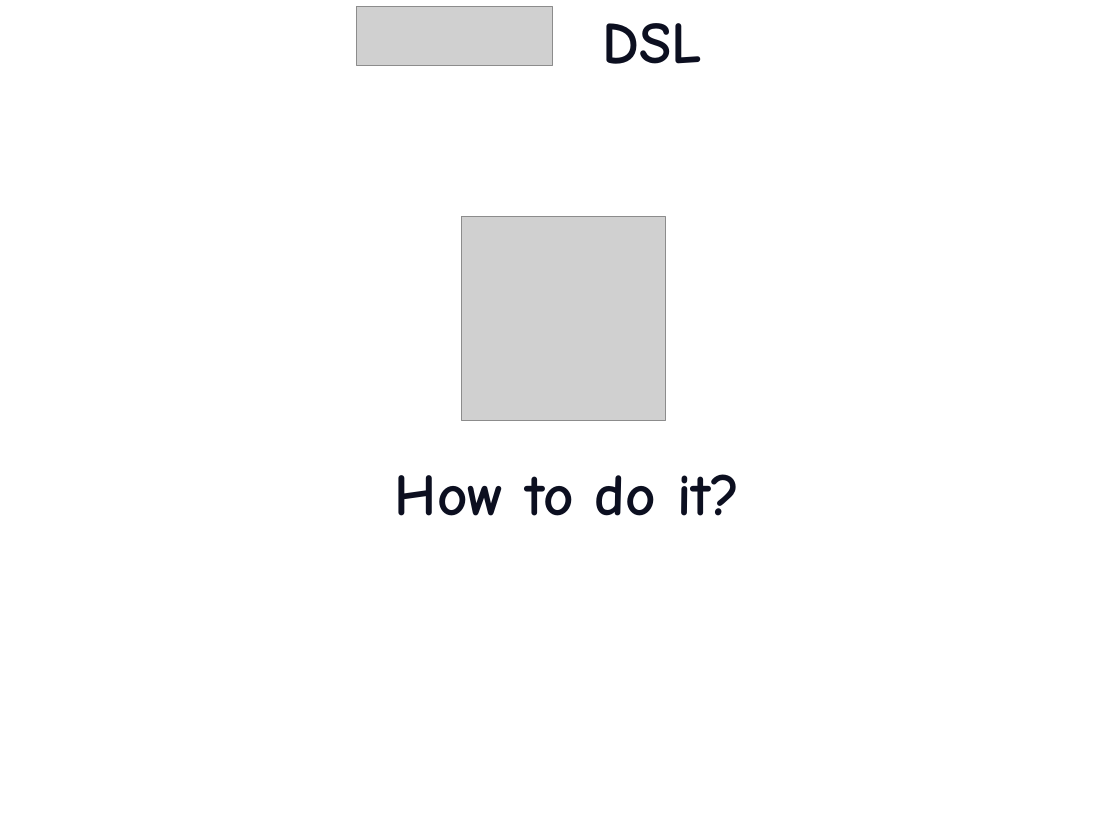
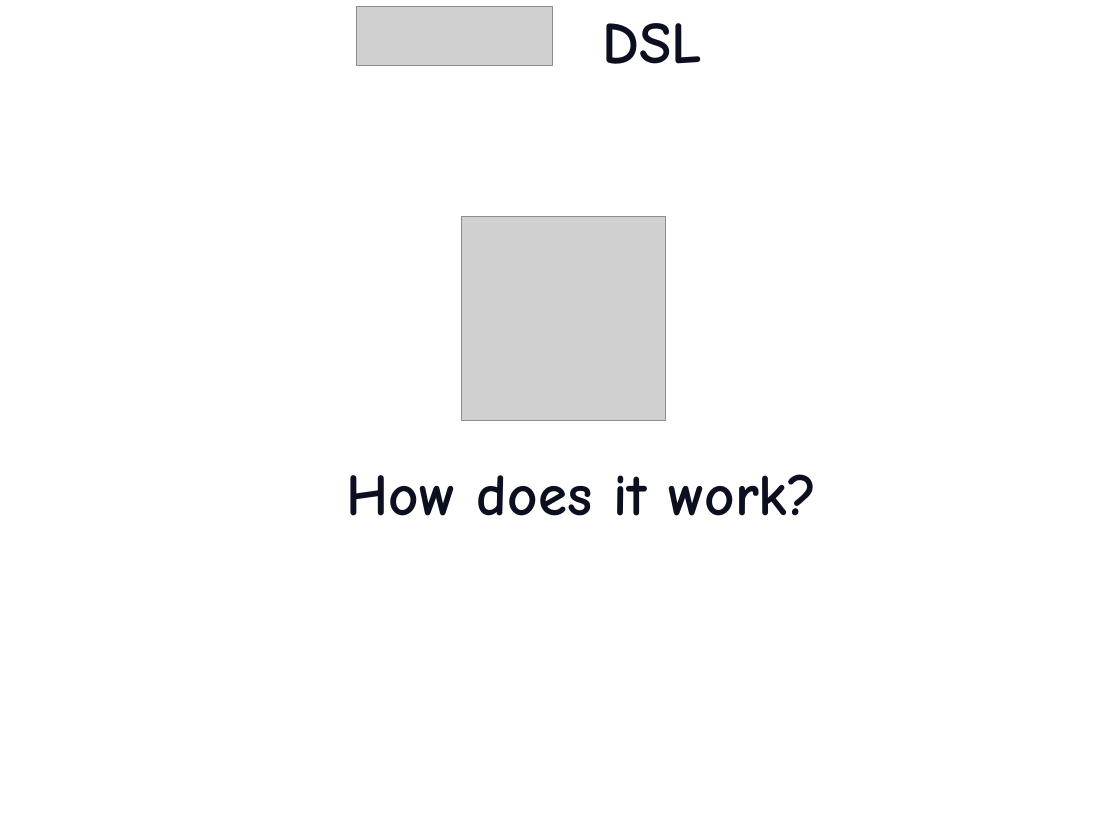
Before and after one commit to etorreborre/oscon-2010, a slide deck: slide 21 of src/main/resources/oscon_2010_specs.pptx. Drawn at 1120x840 pixels with LibreOffice and Linux fonts; fonts in the diff are those of the drawing; grey boxes stand for pictures; background and template pictures are left out. Boxes give left, top, right and bottom in pixels: in the first picture for what was removed or moved away, otherwise in the second. Text is boxed around its words. In the diff, an @@ line names an element or a change of style, - is before the commit and + after.

```diff
--- a/src/main/resources/oscon_2010_specs.pptx
+++ b/src/main/resources/oscon_2010_specs.pptx
@@ text at bbox=[346, 474, 817, 516]: text changed @@
-How to do it?
+How does it work?
```
Also in this commit, not shown: 2 other slides changed, 7 slides added.
